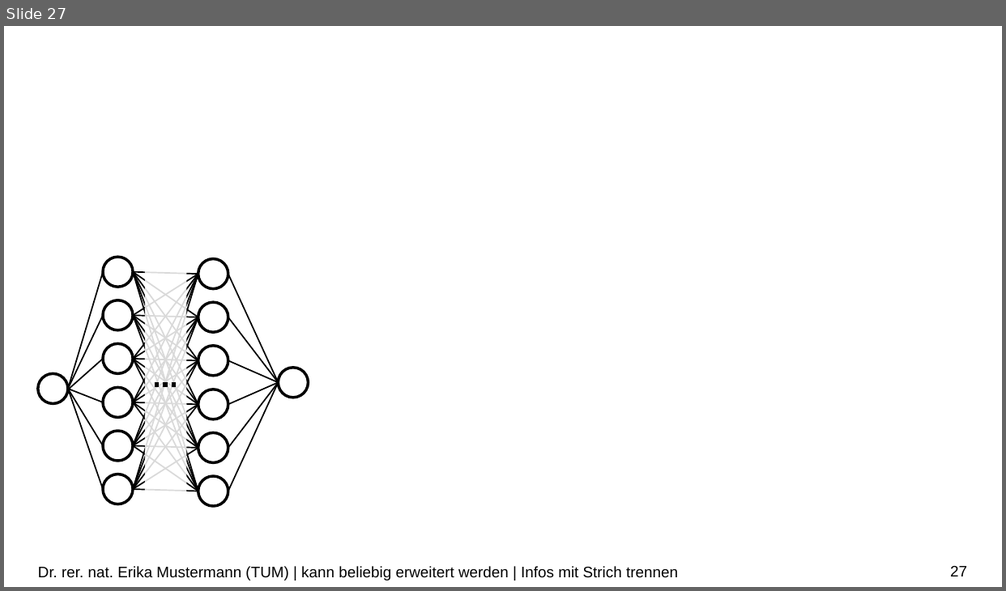
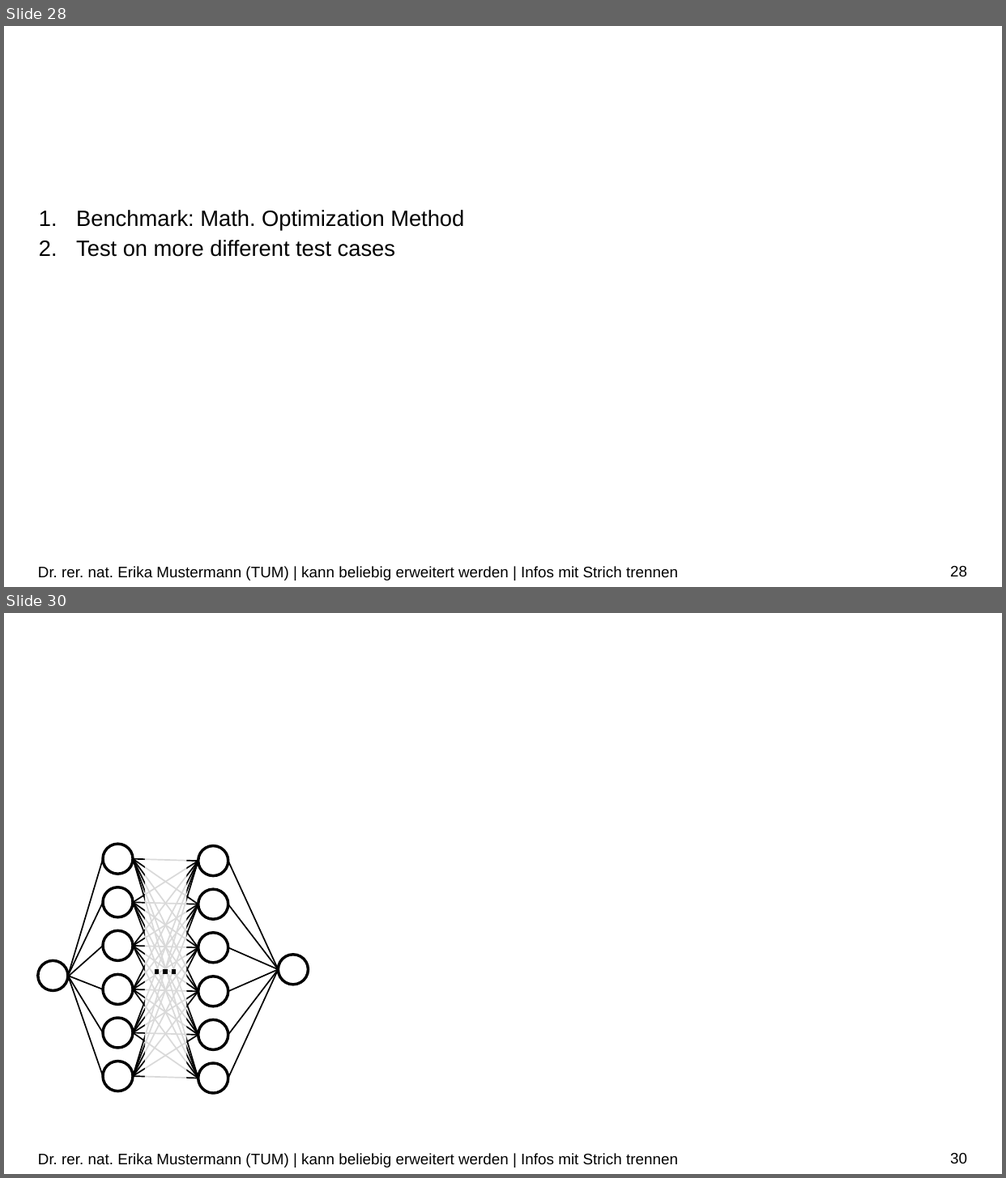
Before and after one commit to chialingyang7718/RL_OPF_EVaware, a slide deck: Mid-term Presentation.pptx. Shown one above the other, each under a label of ours: slide 27 before the commit, slides 28 and 30 after it; the slides between them are not shown. The pictures are 1006x591 and 1006x1178 pixels, drawn with LibreOffice and Linux fonts; fonts in the diff are those of the drawing; background and template pictures are left out. Boxes give left, top, right and bottom in pixels: in the first picture for what was removed or moved away, otherwise in the second. Text is boxed around its words. In the diff, an @@ line names an element or a change of style, - is before the commit and + after.

```diff
--- a/Mid-term Presentation.pptx
+++ b/Mid-term Presentation.pptx
@@ slide 28 added at box(4, 26, 1002, 587), background #FFFFFF @@
@@ text added at box(76, 210, 464, 257), 16 pt, text #000000 @@
+1. Benchmark: Math. Optimization Method
+2. Test on more different test cases
@@ text added at box(38, 566, 678, 581), 11 pt, text #000000 @@
+Dr. rer. nat. Erika Mustermann (TUM) | kann beliebig erweitert werden | Infos mit Strich trennen
@@ page number added at box(950, 566, 967, 577), 11 pt, text #000000 @@
+28
@@ what was slide 27 is now slide 30 @@
@@ page number at box(950, 1153, 967, 1164): text changed @@
-27
+30
```
Also in this commit, not shown: 9 slides changed, 3 other slides added, 1 slide removed.
